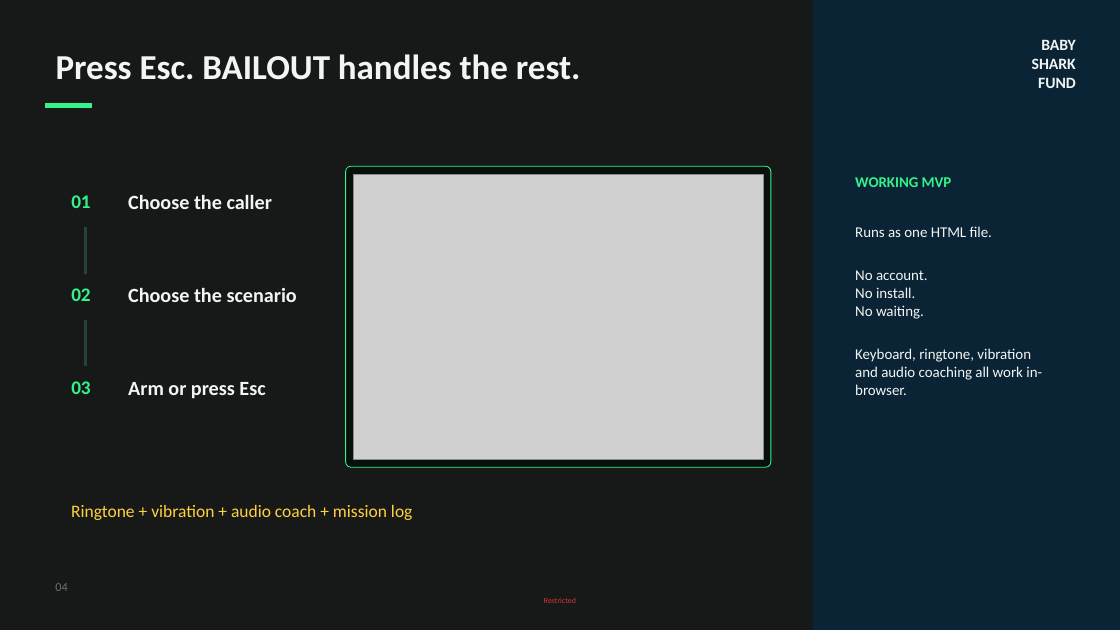
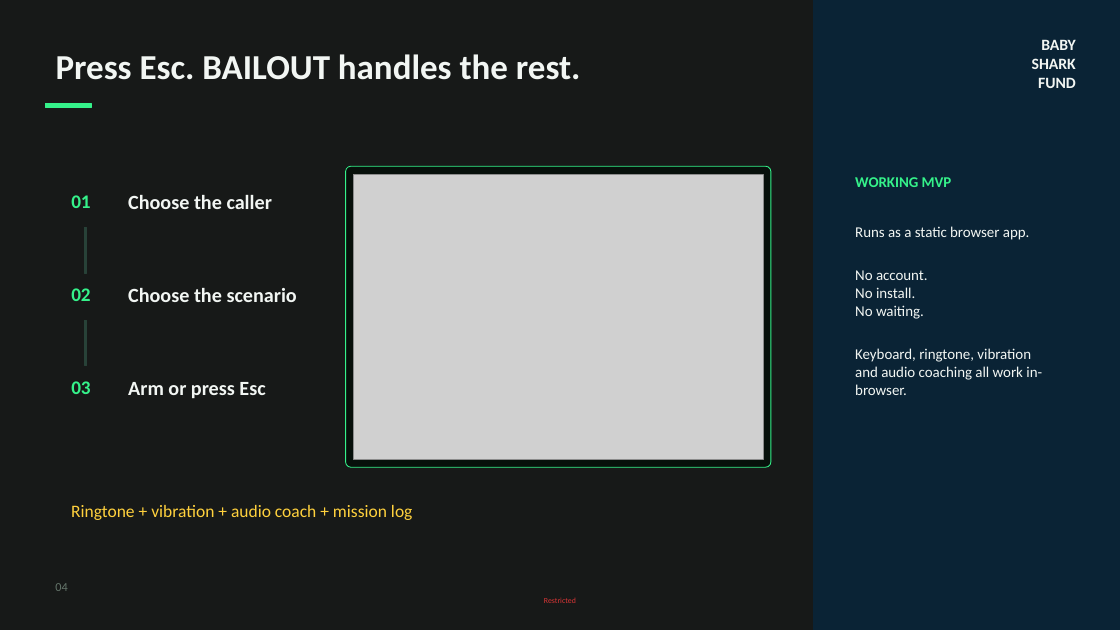
Before and after one commit to dreadcourage/BAILOUT, a slide deck: slide 4 of output/BAILOUT_Pitch_Deck.pptx. Drawn at 1120x630 pixels with LibreOffice and Linux fonts; fonts in the diff are those of the drawing; grey boxes stand for pictures. Boxes give left, top, right and bottom in pixels: in the first picture for what was removed or moved away, otherwise in the second. Text is boxed around its words. In the diff, an @@ line names an element or a change of style, - is before the commit and + after.

```diff
--- a/output/BAILOUT_Pitch_Deck.pptx
+++ b/output/BAILOUT_Pitch_Deck.pptx
@@ text at [855,226,1029,240]: text changed @@
-Runs as one HTML file.
+Runs as a static browser app.
```
Also in this commit, not shown: 46 other files.
